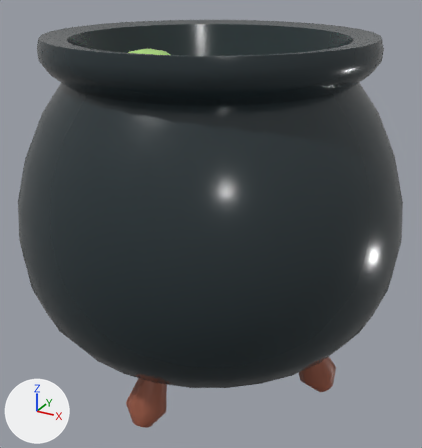
One commit to the glTF model public/models/cauldron.gltf: the scene before it, then after it.
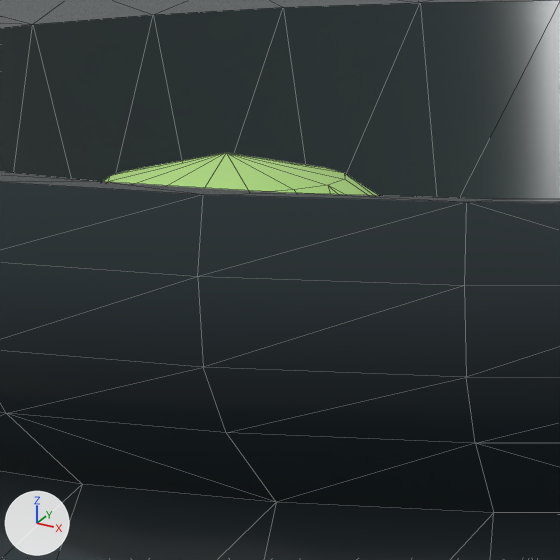
Each version appears first whole from a camera (50 mm lens) standing at (0.853, -1.548, 1.277) and looking at (0.009, -0.013, 0.51), and next in a close-up on the part from 26% to 48% of the width and 5% to 25% of the height. The axes (+X, +Y, +Z) are drawn at lower left. The lights are the same throughout. The close-ups show mesh edges as thin lines.

Objects in the first close-up: 'cauldron'.
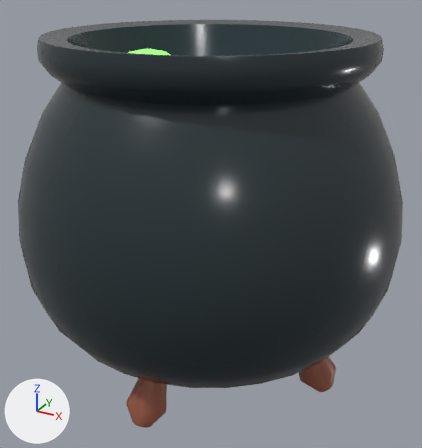
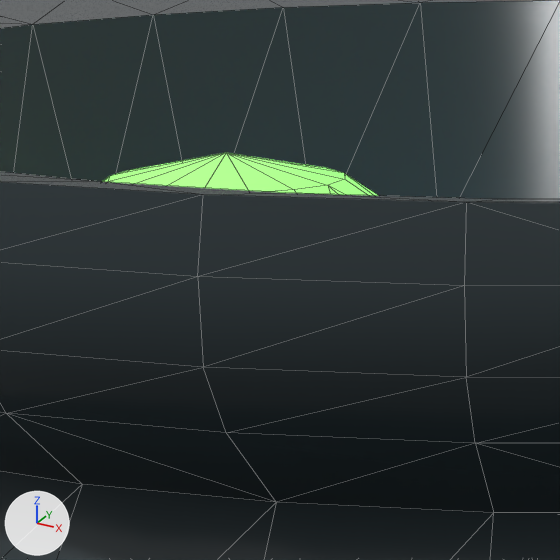
Changed parts and their boxes [x1, y1, x2, y2] in the close-ups (560 x 560 px):
'cauldron', recoloured, surface changed: [89, 3, 493, 201] in both

The change in detail:
In material 'GreenLight' (mat_greenlight), emission_color is now set to (0.1, 0.8, 0.1), green #59e759.
In material 'GreenLight' (mat_greenlight), emission_strength is now set to 1.0.
